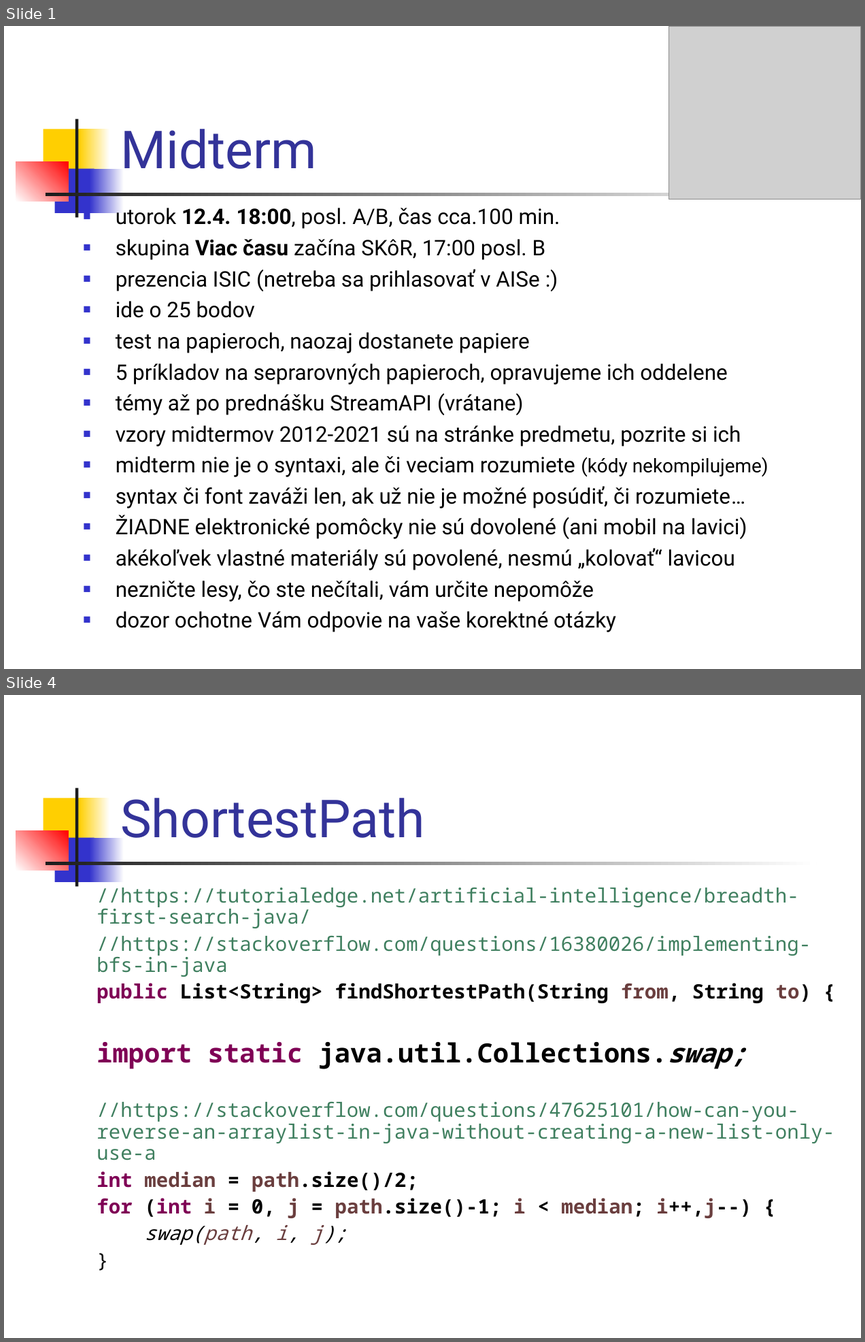
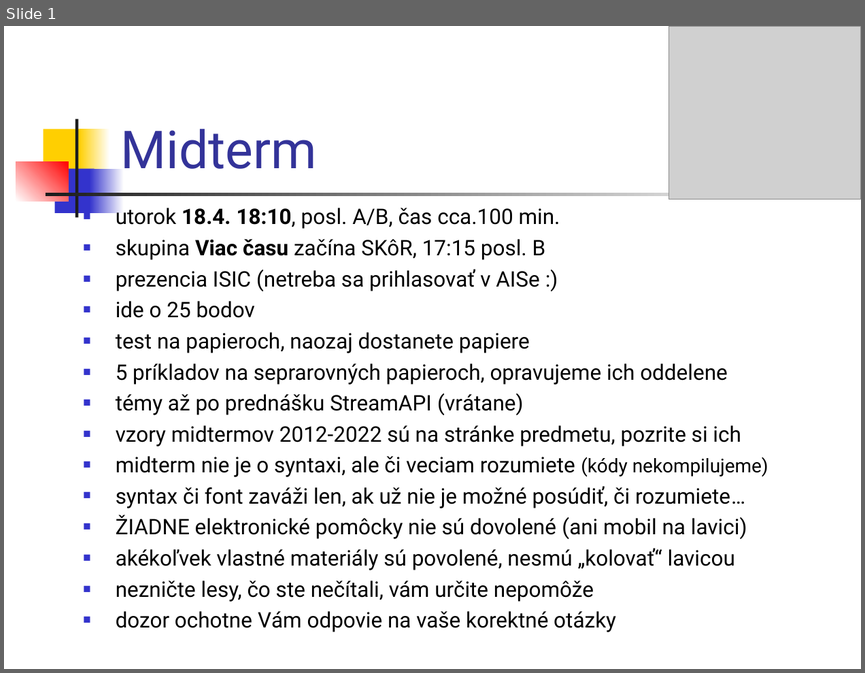
Before and after one commit to Programovanie4/Prednasky, a slide deck: 08/08_java_intro.ppt. Shown one above the other, each under a label of ours: slides 1 and 4 before the commit, slide 1 after it; the slides between them are not shown. The pictures are 865x1342 and 865x673 pixels, drawn with LibreOffice and Linux fonts; fonts in the diff are those of the drawing; grey boxes stand for pictures. Boxes give left, top, right and bottom in pixels: in the first picture for what was removed or moved away, otherwise in the second. Text is boxed around its words. In the diff, an @@ line names an element or a change of style, - is before the commit and + after.

```diff
--- a/08/08_java_intro.ppt
+++ b/08/08_java_intro.ppt
@@ slide 4 removed at <box>4,695,861,1338</box>, background #FFFFFF; not listed: 7 template elements that a slide beside it also shows @@
@@ title removed at <box>120,798,425,838</box> @@
-ShortestPath
@@ text removed at <box>96,887,834,1244</box> @@
-//https://tutorialedge.net/artificial-intelligence/breadth-first-search-java/
-//https://stackoverflow.com/questions/16380026/implementing-bfs-in-java
-public List<String> findShortestPath(String from, String to) {
-import static java.util.Collections.swap;
-//https://stackoverflow.com/questions/47625101/how-can-you-reverse-an-arraylist-in-java-without-creating-a-new-list-only-use-a
-int median = path.size()/2;
-for (int i = 0, j = path.size()-1; i < median; i++,j--) {
-swap(path, i, j);
-}
@@ slide 1 changed as well @@
@@ text at <box>116,205,560,260</box>: text changed @@
-■ utorok 12.4. 18:00, posl. A/B, čas cca.100 min.
-■ skupina Viac času začína SKôR, 17:00 posl. B
+■ utorok 18.4. 18:10, posl. A/B, čas cca.100 min.
+■ skupina Viac času začína SKôR, 17:15 posl. B
@@ text at <box>116,425,740,446</box>: text changed @@
-■ vzory midtermov 2012-2021 sú na stránke predmetu, pozrite si ich
+■ vzory midtermov 2012-2022 sú na stránke predmetu, pozrite si ich
```
Also in this commit, not shown: 3 slides added, 7 other slides removed, 4 other files.
